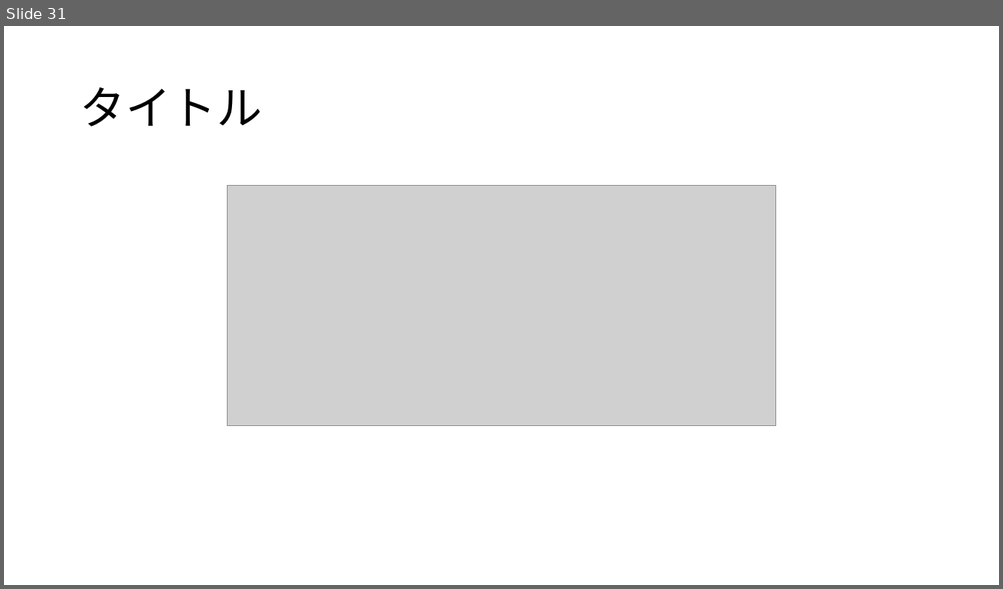
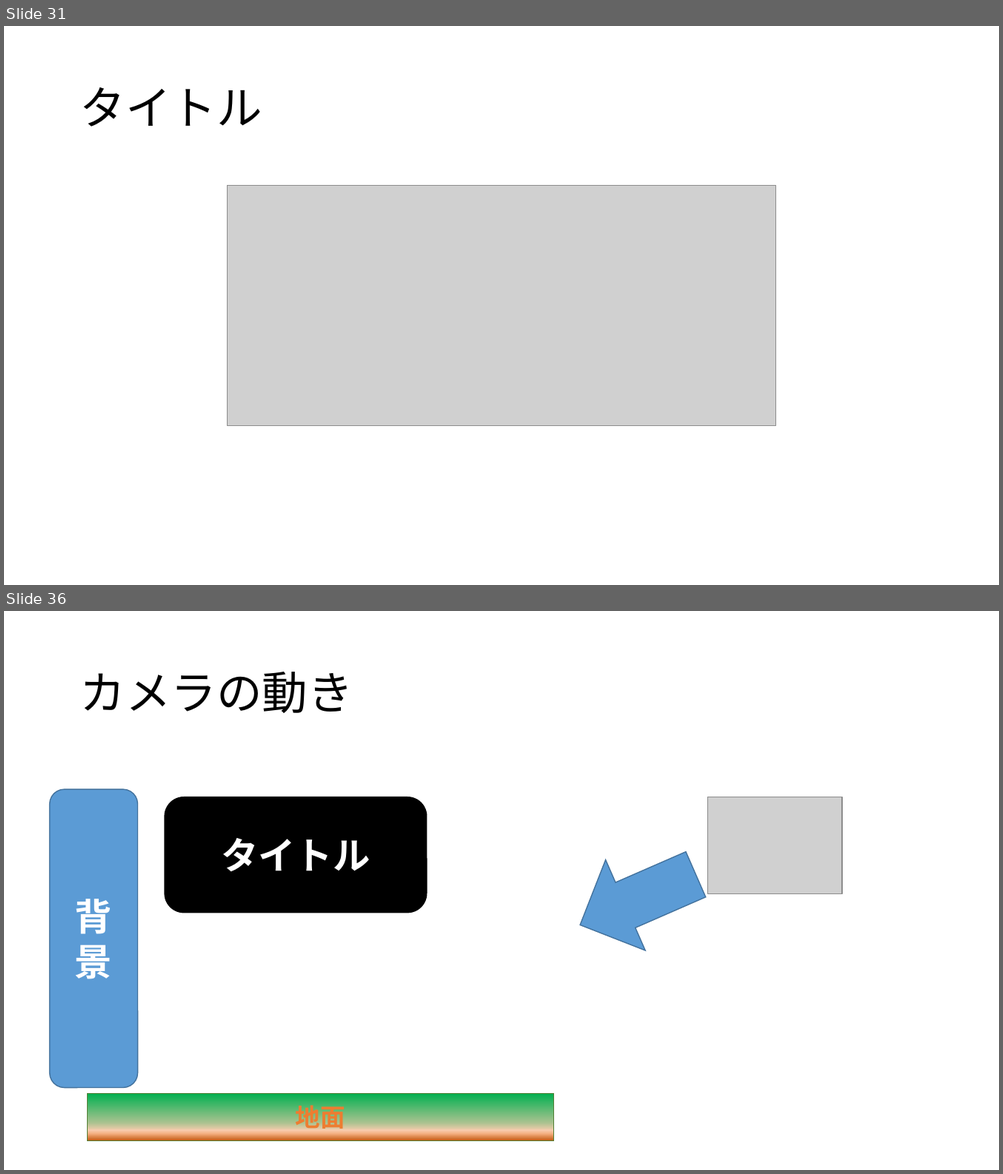
Before and after one commit to MizukiKato0416/sotsugyou_time_kato, a slide deck: 卒業制作_大元タイトル構成.pptx. Shown one above the other, each under a label of ours: slide 31 before the commit, slides 31 and 36 after it; the slides between them are not shown. The pictures are 1003x589 and 1003x1174 pixels, drawn with LibreOffice and Linux fonts; fonts in the diff are those of the drawing; grey boxes stand for pictures. Boxes give left, top, right and bottom in pixels: in the first picture for what was removed or moved away, otherwise in the second. Text is boxed around its words. In the diff, an @@ line names an element or a change of style, - is before the commit and + after.

```diff
--- a/卒業制作_大元タイトル構成.pptx
+++ b/卒業制作_大元タイトル構成.pptx
@@ slide 36 added at [4, 611, 999, 1170], background #FFFFFF @@
@@ title added at [79, 672, 353, 713], 44 pt, text #000000 @@
+カメラの動き
@@ rounded rectangle added at [50, 789, 137, 1088], fill #5B9BD5, outline #43739E 1 pt, 36 pt, text #FFFFFF, bold @@
+背景
@@ rounded rectangle added at [165, 797, 427, 913], fill #000000, outline #000000 1 pt, 36 pt, text #FFFFFF, bold @@
+タイトル
@@ picture added at [708, 797, 842, 894] @@
@@ left arrow added at [560, 829, 715, 971], fill #5B9BD5, outline #43739E 1 pt @@
@@ rectangle added at [88, 1093, 554, 1141], fill gradient #00B050 to #A9C28F to #DAC8A2 to #F8CBAD to #F4B183 to #C55A11, outline #538035 1 pt, 24 pt, text #ED7D31, bold @@
+地面
```
Also in this commit, not shown: 4 slides changed, 6 other slides added, 1 other file.
